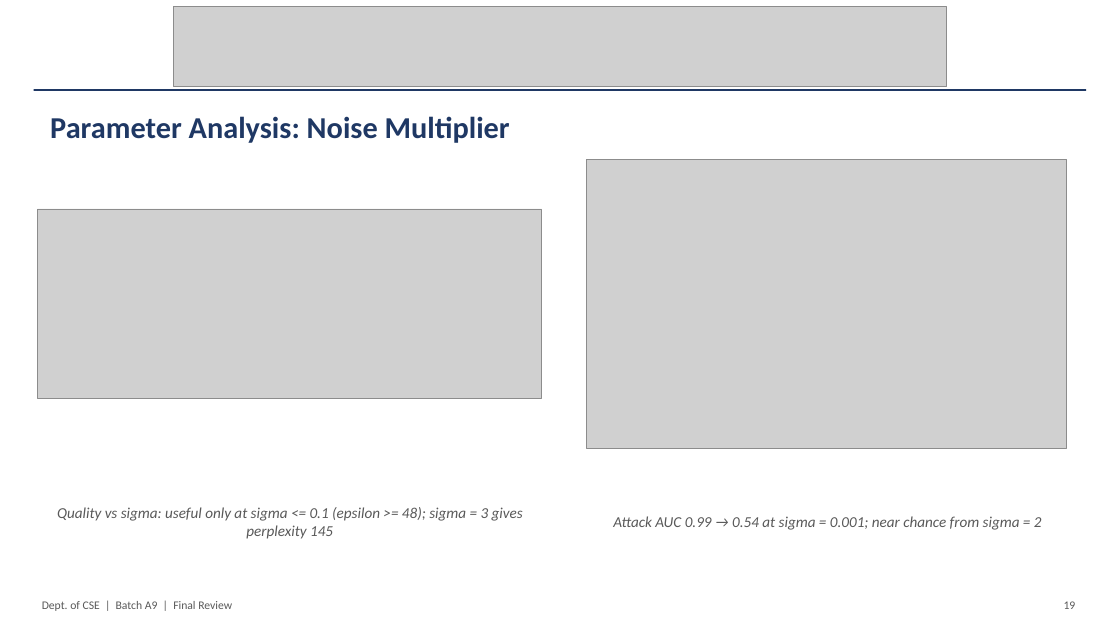
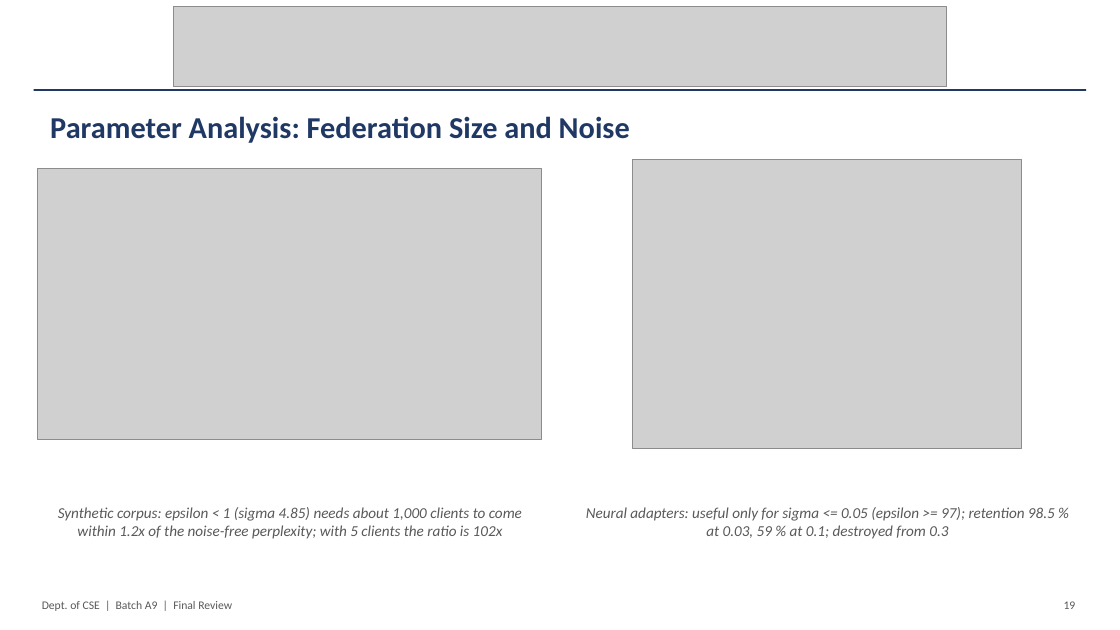
Before and after one commit to madhava-smartgrowInfotech/Btech-Projects, a slide deck: slide 19 of CSDS/A/CSDS-A-A9/16.Final_PPT.pptx. Drawn at 1120x630 pixels with LibreOffice and Linux fonts; fonts in the diff are those of the drawing; grey boxes stand for pictures. Boxes give left, top, right and bottom in pixels: in the first picture for what was removed or moved away, otherwise in the second. Text is boxed around its words. In the diff, an @@ line names an element or a change of style, - is before the commit and + after.

```diff
--- a/CSDS/A/CSDS-A-A9/16.Final_PPT.pptx
+++ b/CSDS/A/CSDS-A-A9/16.Final_PPT.pptx
@@ text at [50,116,630,143]: text changed @@
-Parameter Analysis: Noise Multiplier
+Parameter Analysis: Federation Size and Noise
@@ picture: place and size @@
-picture at [38,209,542,398]
+picture at [38,168,542,439]
@@ picture: place and size @@
-picture at [587,160,1067,449]
+picture at [633,160,1021,449]
@@ text at [58,507,522,539]: text changed @@
-Quality vs sigma: useful only at sigma <= 0.1 (epsilon >= 48); sigma = 3 gives perplexity 145
+Synthetic corpus: epsilon < 1 (sigma 4.85) needs about 1,000 clients to come within 1.2x of the noise-free perplexity; with 5 clients the ratio is 102x
@@ text at [586,507,1055,539]: text changed @@
-Attack AUC 0.99 → 0.54 at sigma = 0.001; near chance from sigma = 2
+Neural adapters: useful only for sigma <= 0.05 (epsilon >= 97); retention 98.5 % at 0.03, 59 % at 0.1; destroyed from 0.3
```
Also in this commit, not shown: 11 other slides changed, 50 other files.
